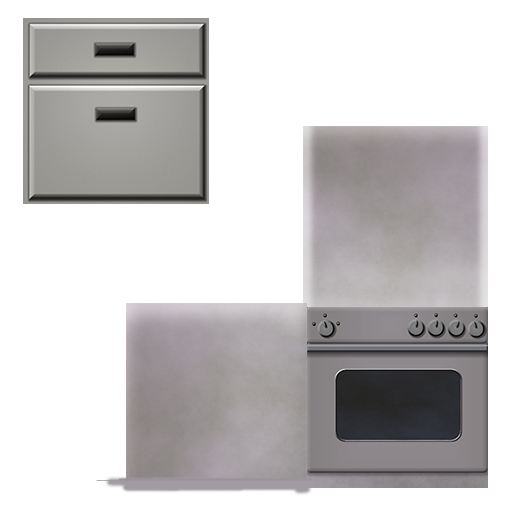
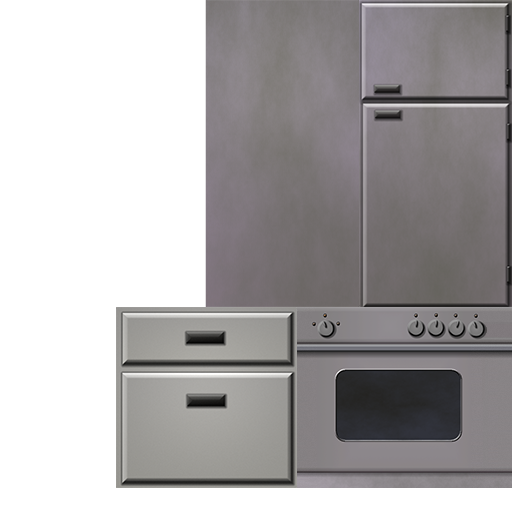
Comparing the layer stacks of the two 512 x 512 images. Changes:
added layer "Layer 11" above "Layer 10" over (297, 307, 512, 488)
added group "Group 1" with 9 layers above "kitchen003-new2" over (96, 307, 512, 496)
hid "Layer 2", moved it into group "Group 1" over (96, 475, 316, 496)
added layer "Layer 3" in group "Group 1" over (297, 307, 512, 488)
added layer "Layer 4" in group "Group 1" over (297, 307, 312, 338)
added layer "Layer 7" in group "Group 1" over (472, 342, 512, 477)
added layer "Layer 5" in group "Group 1" over (298, 307, 312, 337)
added layer "Layer 6" in group "Group 1" over (473, 351, 488, 358)
added layer "Layer 8" in group "Group 1" over (470, 468, 512, 488)
added layer "Layer 9" in group "Group 1" over (481, 307, 512, 342)
added layer "kitchen003-new2" (1st of 2) above "kitchen001-new" over (205, 0, 359, 307)
added layer "kitchen002-new" above "chest005-new" over (359, 0, 512, 307)
painted on "chest005-new" over (23, 18, 297, 488)
hid "kitchen003-new2 copy" over (126, 303, 307, 488)
hid "kitchen003-new2" (2nd of 2) over (303, 126, 488, 307)
